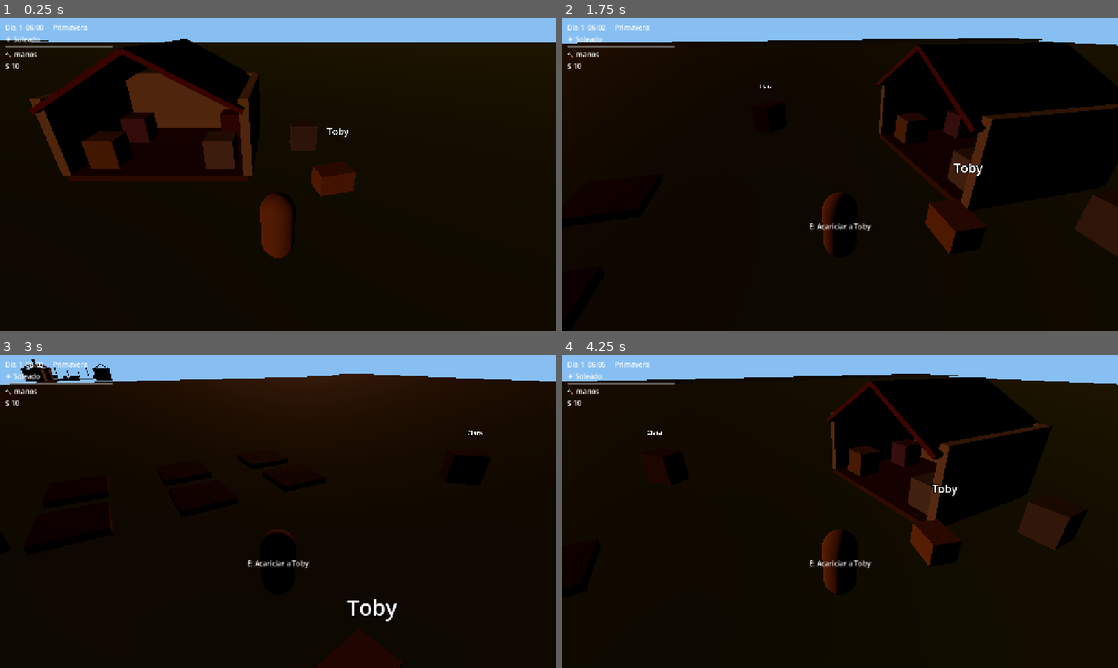
Above: before the commit, frames 1-4 (two rows, left to right).
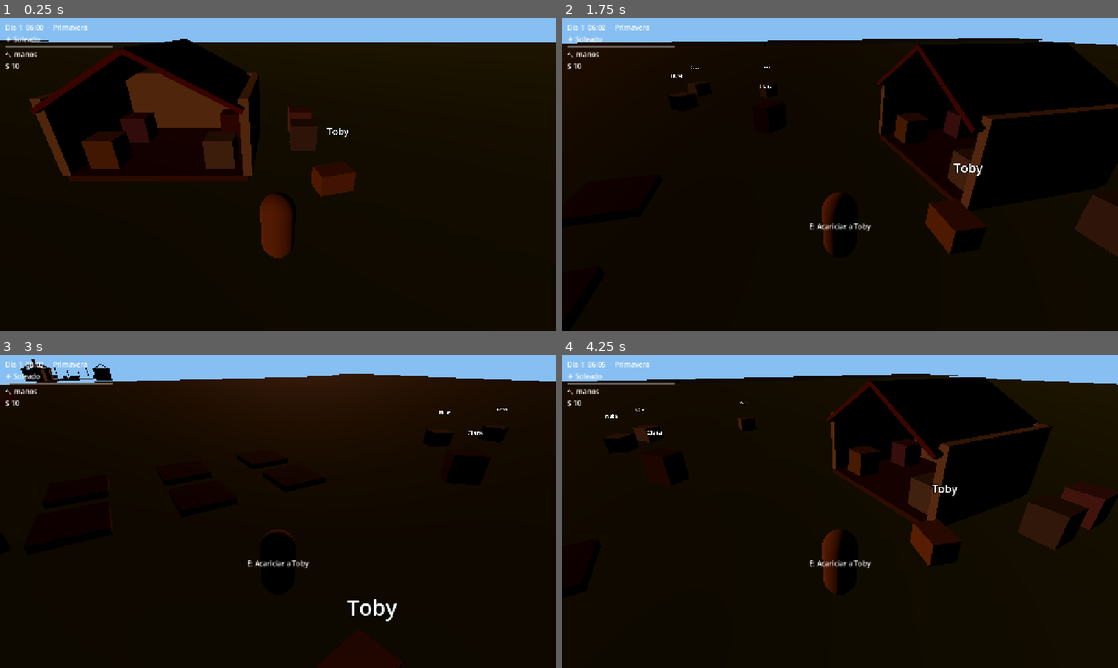
Above: after the commit, the same moments.

Repository: rafael-espinosa-rodriguez/nuestra-vida-en-el-campo
Game: Godot game, scene res://scenes/Main.tscn
The game is run twice, just before and just after one commit, with the same random seed, the same clock (stepped at 60 frames per second) and the same inputs.
Inputs (mouse positions are in pixels of both pictures, inside the frame that each line leads up to):
- Up to frame 1 (0.25 s): no input
- Up to frame 2 (1.75 s): tap Enter (ui_accept) at 0.5, 0.77, 1.07 s; move the mouse to (962, 158) at 0.52 s; hold D (move_right) 0.53-1.25 s; tap E (interact) at 0.6 s; click (962, 158) at 0.67 s; drag from (728, 190) to (812, 237) at 1.27 s
- Up to frame 3 (3 s): move the mouse to (333, 442) at 2.02 s; hold D (move_right) 2.03-2.75 s; tap E (interact) at 2.1 s; drag from (250, 574) to (111, 464) at 2.77 s
- Up to frame 4 (4.25 s): move the mouse to (1006, 558) at 3.52 s; hold A (move_left) from 3.53 s (still down); tap T (trade) at 3.6 s; tap Enter (ui_accept) at 3.77, 4.07 s; tap E (interact) at 3.8 s

The runs differ from the first frame. In frame 1, 0.1% of the frame differs, in the area x 51-56%, y 28-37%; in frame 2, less than 0.1%; in frame 3, less than 0.1%; in frame 4, 0.6%, in the area x 7-98%, y 14-56%.

Commit message:
feat(spec-014): ovejas Nube/Copo, cabra Pepa, telar lana-tela + smoke

Diff:
--- /dev/null
+++ b/resources/data/animals/cabra.tres
@@ -0,0 +1,15 @@
+[gd_resource type="Resource" script_class="AnimalData" load_steps=2 format=3]
+
+[ext_resource type="Script" path="res://scripts/data/animal_data.gd" id="1"]
+
+[resource]
+script = ExtResource("1")
+species = "cabra"
+display_name = "Cabra"
+produce_id = "leche"
+produce_per_day = 1
+food_id = "trigo"
+follows_player = false
+tint = Color(0.75, 0.7, 0.65, 1)
+body_size = Vector3(0.7, 0.8, 1.0)
+walk_speed = 1.4
--- /dev/null
+++ b/resources/data/animals/oveja.tres
@@ -0,0 +1,15 @@
+[gd_resource type="Resource" script_class="AnimalData" load_steps=2 format=3]
+
+[ext_resource type="Script" path="res://scripts/data/animal_data.gd" id="1"]
+
+[resource]
+script = ExtResource("1")
+species = "oveja"
+display_name = "Oveja"
+produce_id = "lana"
+produce_per_day = 1
+food_id = "trigo"
+follows_player = false
+tint = Color(0.92, 0.9, 0.85, 1)
+body_size = Vector3(0.9, 0.8, 1.1)
+walk_speed = 1.0
--- a/scenes/Main.tscn
+++ b/scenes/Main.tscn
@@ -9,6 +9,8 @@
 [ext_resource type="PackedScene" path="res://scenes/Prop.tscn" id="7"]
 [ext_resource type="PackedScene" path="res://scenes/Tree.tscn" id="8"]
 [ext_resource type="PackedScene" path="res://scenes/Village.tscn" id="9"]
+[ext_resource type="Resource" path="res://resources/data/animals/oveja.tres" id="10"]
+[ext_resource type="Resource" path="res://resources/data/animals/cabra.tres" id="11"]
 
 [sub_resource type="StandardMaterial3D" id="mat_water"]
 albedo_color = Color(0.3, 0.55, 0.85, 1)
@@ -236,6 +238,28 @@
 prop_id = "forage"
 forage_id = "seta"
 
+[node name="Nube" parent="." instance=ExtResource("4")]
+position = Vector3(-15, 0.6, 5)
+data = ExtResource("10")
+animal_name = "Nube"
+personality = "tranquilo"
+
+[node name="Copo" parent="." instance=ExtResource("4")]
+position = Vector3(-16, 0.6, 7)
+data = ExtResource("10")
+animal_name = "Copo"
+personality = "tímido"
+
+[node name="Pepa" parent="." instance=ExtResource("4")]
+position = Vector3(-14, 0.6, 3)
+data = ExtResource("11")
+animal_name = "Pepa"
+personality = "juguetón"
+
+[node name="Telar" parent="." instance=ExtResource("7")]
+position = Vector3(1, 0.5, -8)
+prop_id = "telar"
+
 [node name="Tree1" parent="." instance=ExtResource("8")]
 position = Vector3(70, 0, -30)
 
--- a/scripts/components/prop.gd
+++ b/scripts/components/prop.gd
@@ -11,7 +11,8 @@
 const COLORS := {"bed": Color(0.6, 0.4, 0.7), "fireplace": Color(0.5, 0.25, 0.15),
 	"oven": Color(0.7, 0.7, 0.72), "mill": Color(0.75, 0.6, 0.4), "well": Color(0.55, 0.55, 0.6),
 	"sign": Color(0.65, 0.5, 0.3), "market": Color(0.8, 0.4, 0.25),
-	"fish": Color(0.35, 0.6, 0.85), "forage": Color(0.4, 0.6, 0.3)}
+	"fish": Color(0.35, 0.6, 0.85), "forage": Color(0.4, 0.6, 0.3),
+	"telar": Color(0.7, 0.5, 0.65)}
 
 var lit: bool = false
 var depleted: bool = false
@@ -60,6 +61,8 @@
 			return "Pescar (caña)"
 		"forage":
 			return "Recoger " + forage_id if not depleted else "Ya recogido (vuelve mañana)"
+		"telar":
+			return "Tejer tela (2 lana)"
 		"sign":
 			return info_text if info_text != "" else "Cartel"
 	return prompt
@@ -103,6 +106,10 @@
 				depleted = true
 				mesh.visible = false
 				inv.call("add_item", forage_id)
+		"telar":
+			if pl != null and inv != null and int(inv.call("get_count", "lana")) >= 2 and pl.spend_energy(4.0):
+				inv.call("remove_item", "lana", 2)
+				inv.call("add_item", "tela")
 
 
 func _cook(pl: Player, inv: Node) -> void:
--- a/tests/smoke_005.gd
+++ b/tests/smoke_005.gd
@@ -16,7 +16,7 @@
 	var main: Node = load("res://scenes/Main.tscn").instantiate()
 	root.add_child(main)
 	var animals: Array[Node] = get_nodes_in_group("animals")
-	assert(animals.size() == 5, "3 gallinas + vaca + perro")
+	assert(animals.size() >= 5, "gallinas + vaca + perro presentes")
 	var names := {}
 	for a: Node in animals:
 		names[String(a.get("animal_name"))] = true
--- a/tests/smoke_008.gd
+++ b/tests/smoke_008.gd
@@ -49,7 +49,7 @@
 	_player = get_nodes_in_group("player")[0]
 	# D1 Llegada: kit, casa, animales, energia llena.
 	assert(int(_inv.call("get_count", "azada")) >= 1, "D1 kit")
-	assert(get_nodes_in_group("animals").size() == 5, "D1 5 animales")
+	assert(get_nodes_in_group("animals").size() >= 5, "D1 animales presentes")
 	assert(get_nodes_in_group("plots").size() == 6, "D1 6 parcelas")
 	assert(_main.get_node_or_null("Bed") != null, "D1 hay cama")
 	assert(_main.get_node_or_null("Fireplace") != null, "D1 hay chimenea")
--- /dev/null
+++ b/tests/smoke_014.gd
@@ -0,0 +1,45 @@
+extends SceneTree
+## Smoke spec 014: ovejas dan lana, cabra da leche, telar teje tela.
+
+var _frames := 0
+
+
+func _process(_delta: float) -> bool:
+	_frames += 1
+	if _frames == 5:
+		_run()
+		quit()
+	return false
+
+
+func _run() -> void:
+	var main: Node = load("res://scenes/Main.tscn").instantiate()
+	root.add_child(main)
+	var animals: Array[Node] = get_nodes_in_group("animals")
+	assert(animals.size() == 8, "5 MVP + 2 ovejas + 1 cabra")
+	var herd: Node = root.get_node_or_null("AnimalSystem")
+	var inv: Node = root.get_node_or_null("InventorySystem")
+	var time_sys: Node = root.get_node_or_null("TimeSystem")
+	var player: Node = get_nodes_in_group("player")[0]
+	player.set("energy", 100.0)
+	var nube: Node = herd.call("find", "Nube")
+	assert(nube != null, "existe Nube")
+	herd.call("feed", "Nube")
+	herd.call("feed", "Pepa")
+	time_sys.emit_signal("day_changed", 2)
+	nube.set("hunger", 90.0)
+	nube.set("pending", 1)
+	nube.call("interact", player)
+	assert(int(inv.call("get_count", "lana")) >= 1, "oveja da lana")
+	var pepa: Node = herd.call("find", "Pepa")
+	pepa.set("hunger", 90.0)
+	pepa.set("pending", 1)
+	pepa.call("interact", player)
+	assert(int(inv.call("get_count", "leche")) >= 1, "cabra da leche")
+	var telar: Node = main.get_node("Telar")
+	inv.call("add_item", "lana", 1)
+	telar.call("interact", player)
+	assert(int(inv.call("get_count", "tela")) == 1, "telar: 2 lana -> 1 tela")
+	assert(int(inv.call("get_count", "lana")) == 0, "telar consume la lana")
+	assert(int(herd.call("serialize").size()) == 8, "serialize cubre 8")
+	print("SMOKE014 OK")
Not shown: 1 places in scenes/Main.tscn that only renumber resources
Not shown, added: tests/smoke_014.gd.uid
